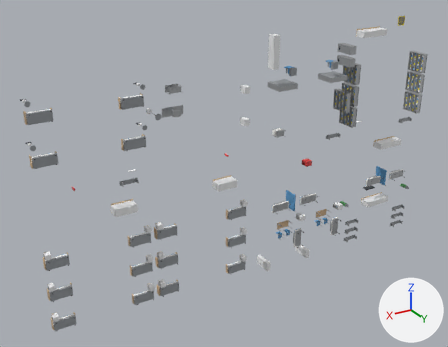
What one commit did to the OBJ model robot/ros2_ws/src/geraldo_description/meshes/hospital/hospital_mobiliario.obj.
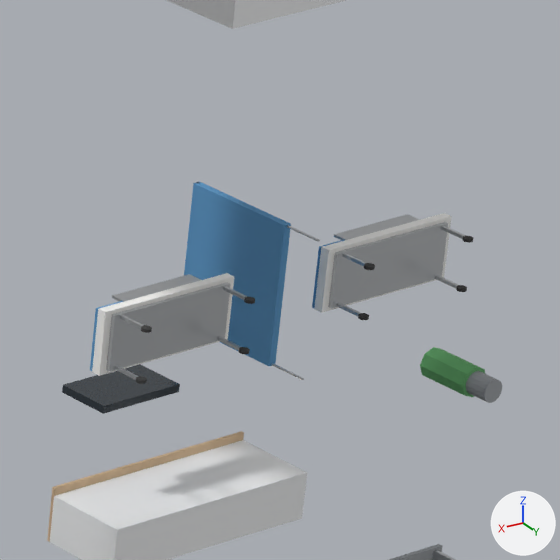
The first picture shows the older version from a 50 mm lens placed at (53.7, 44.5, 36.9), pointed at (25.7, -2.1, 13.5). The close-ups show the older and then the newer version on the part from 79% to 93% of the width and 42% to 59% of the height of that picture. Only the edits that show in the close-ups are written down. Lighting does not change. The marker at lower right points along +X, +Y and +Z. Where no turn or scale is listed for an object, it has been applied to the vertices. Vertices at exactly the same position are counted once.

Names of what the first close-up shows: 'balcao_1', 'balcao_2', 'cortina_1', 'maca_3', 'maca_4', 'planta_1', 'tv_1' and 1 more.
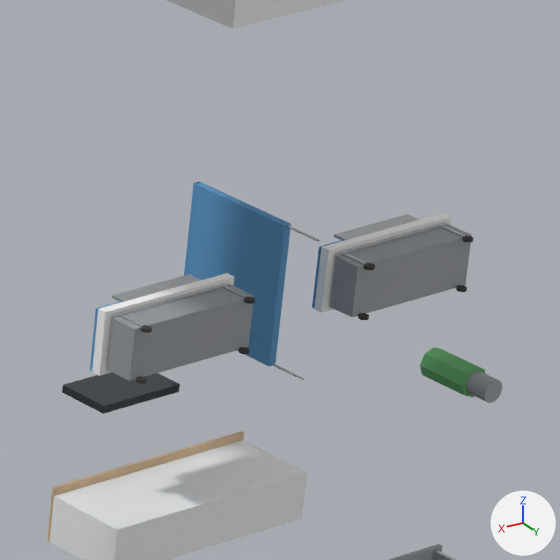
Boxes [x1, y1, x2, y2] around the edits, measured in the close-ups (560 x 560 px):
part 1 of me_maca_3, added
    after: [330, 225, 472, 317]
part 2 of me_maca_4, added
    after: [108, 285, 254, 381]

The change, as a list of edits to the scene's bpy script:
```text
Change me_maca_3:
    used by ob_maca_3; location = (0.0, 0.0, 0.0)
    remove me_maca_3.from_pydata(...)  # 208 vertices, 132 faces; spans x 3.0..5.0, y -0.84..0.0, z 8.8..9.6
    add me_maca_3.from_pydata(...)  # 216 vertices, 138 faces; spans x 3.0..5.0, y -0.84..0.0, z 8.8..9.6
    me_maca_3 part 1: a new loose piece, a box spanning x 3.08..4.93, y -0.48..-0.12, z 8.88..9.52, in mat_plastico_cinza (grey #95999e)
    add me_maca_3.materials.append(mat_plastico_cinza)  # grey #95999e
Change me_maca_4:
    used by ob_maca_4; location = (0.0, 0.0, 0.0)
    remove me_maca_4.from_pydata(...)  # 208 vertices, 132 faces; spans x 6.5..8.5, y -0.84..0.0, z 8.8..9.6
    add me_maca_4.from_pydata(...)  # 216 vertices, 138 faces; spans x 6.5..8.5, y -0.84..0.0, z 8.8..9.6
    me_maca_4 part 2: a new loose piece, a box spanning x 6.57..8.43, y -0.48..-0.12, z 8.88..9.52, in mat_plastico_cinza (grey #95999e)
    add me_maca_4.materials.append(mat_plastico_cinza)  # grey #95999e
```
